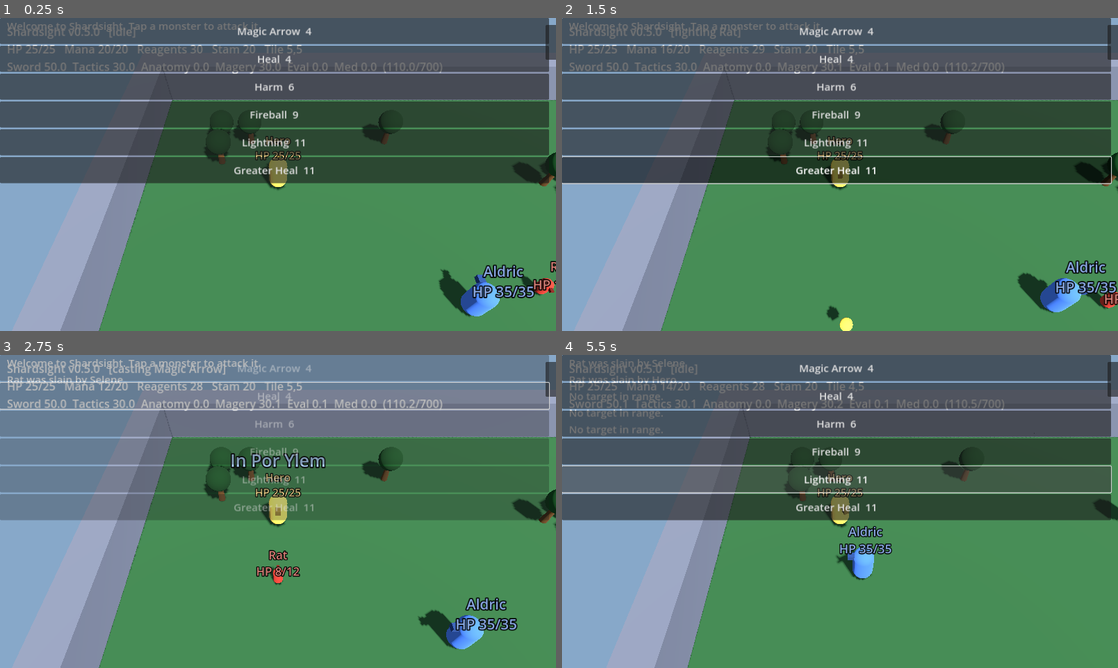
Above: before the commit, frames 1-4 (two rows, left to right).
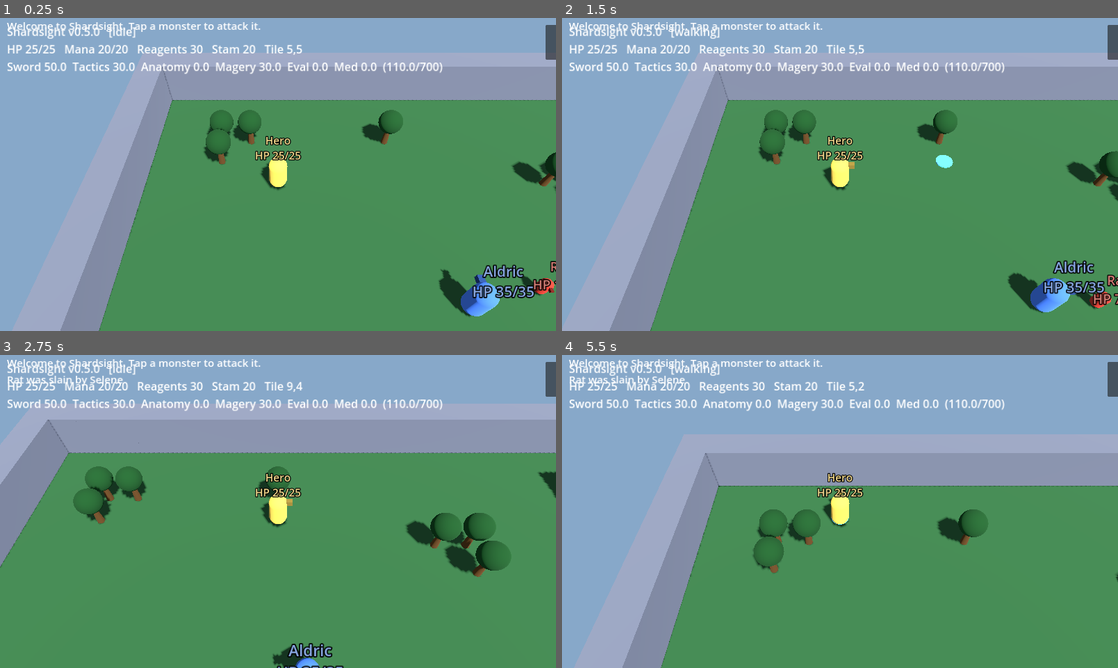
Above: after the commit, the same moments.

Repository: luckovsdeniss-denlu/Shardsight
Game: Godot game, scene res://scenes/main.tscn
The game is run twice, just before and just after one commit, with the same random seed, the same clock (stepped at 60 frames per second) and the same inputs.
Inputs (mouse positions are in pixels of both pictures, inside the frame that each line leads up to):
- Up to frame 1 (0.25 s): no input
- Up to frame 2 (1.5 s): click (834, 30) at 0.5 s, where only the run before the commit has a clickable "Magic Arrow 4"; tap A at 1.25 s; move the mouse to (962, 158) at 1.27 s; click (962, 158) at 1.42 s
- Up to frame 3 (2.75 s): click (272, 395) at 2 s, where only the run before the commit has a clickable "Heal 4"
- Up to frame 4 (5.5 s): tap A at 2.75 s; move the mouse to (728, 527) at 2.77 s; click (728, 527) at 2.92 s; click (834, 423) at 3.5 s, where only the run before the commit has a clickable "Harm 6"; click (834, 452) at 4.25 s, where only the run before the commit has a clickable "Fireball 9"; click (834, 480) at 5 s, where only the run before the commit has a clickable "Lightning 11"

The runs differ from the first frame. In frame 1, 49% of the frame differs, in the area x 0-99%, y 0-53%; in frame 2, 54%; in frame 3, 64%, in the area x 0-100%, y 0-100%; in frame 4, 58%.

Commit message:
Remove the on-screen spell buttons (spells are still cast automatically)
Co-Authored-By: Claude Sonnet 5.5 <noreply@anthropic.com>
Claude-Session: https://claude.ai/code/session_01H6LNxUGdbevPyoRQBBzvxK

Diff:
--- a/scripts/main.gd
+++ b/scripts/main.gd
@@ -16,7 +16,6 @@
 var hud := Label.new()
 var log_label := Label.new()
 var auto_button := Button.new()
-var spell_buttons := {}
 var log_lines: Array[String] = []
 var held := false
 var auto := true
@@ -51,23 +50,6 @@
 	layer.add_child(auto_button)
 	auto_button.set_anchors_and_offsets_preset(Control.PRESET_TOP_RIGHT, Control.PRESET_MODE_MINSIZE, 16)
 	_update_button()
-
-	var bar := VBoxContainer.new()
-	layer.add_child(bar)
-	bar.set_anchors_preset(Control.PRESET_BOTTOM_RIGHT)
-	bar.grow_horizontal = Control.GROW_DIRECTION_BEGIN
-	bar.grow_vertical = Control.GROW_DIRECTION_BEGIN
-	bar.offset_right = -16.0
-	bar.offset_bottom = -16.0
-	for id in Spells.ORDER:
-		var sp: Dictionary = Spells.LIST[id]
-		var b := Button.new()
-		b.text = "%s  %d" % [sp["name"], sp["mana"]]
-		b.custom_minimum_size = Vector2(260, 60)
-		b.add_theme_font_size_override("font_size", 24)
-		b.pressed.connect(_on_spell.bind(id))
-		bar.add_child(b)
-		spell_buttons[id] = b
 
 	log_event("Welcome to Shardsight. Tap a monster to attack it.")
 	_follow_camera()
@@ -183,13 +165,6 @@
 	return best
 
 
-func _on_spell(id: String) -> void:
-	if hero.dead:
-		return
-	hero.pause = MANUAL_PAUSE
-	hero.cast_manual(id)
-
-
 func _toggle_auto() -> void:
 	auto = not auto
 	hero.ai_enabled = auto
@@ -211,9 +186,6 @@
 	else:
 		marker.visible = true
 		marker.position = hero.path[hero.path.size() - 1] + Vector3(0.0, 0.03, 0.0)
-	for id in spell_buttons:
-		var b: Button = spell_buttons[id]
-		b.disabled = hero.dead or not hero.can_cast(id)
 	_follow_camera()
 	_update_hud()
 
Not shown, changed: CHANGELOG.md
